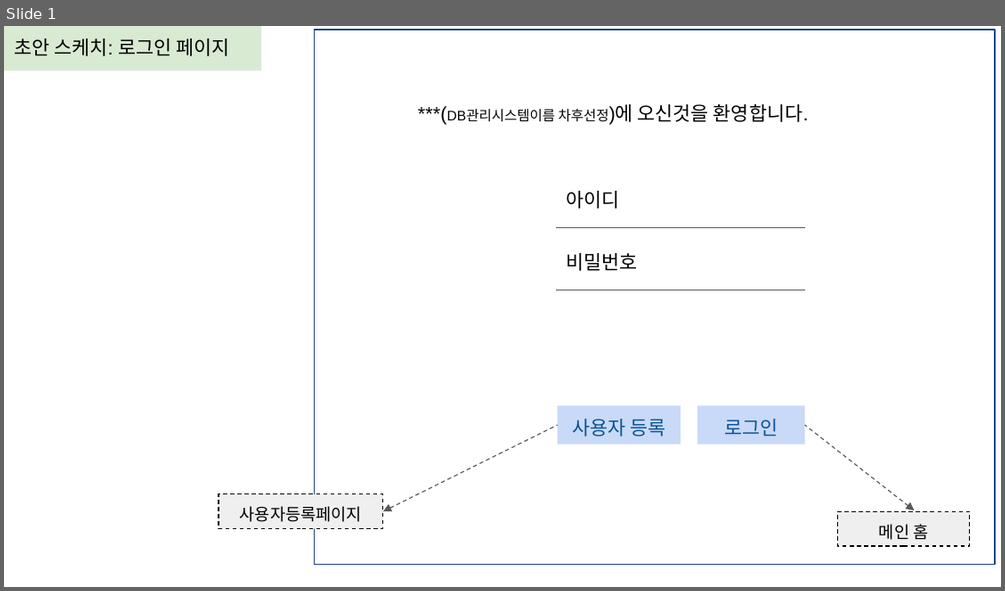
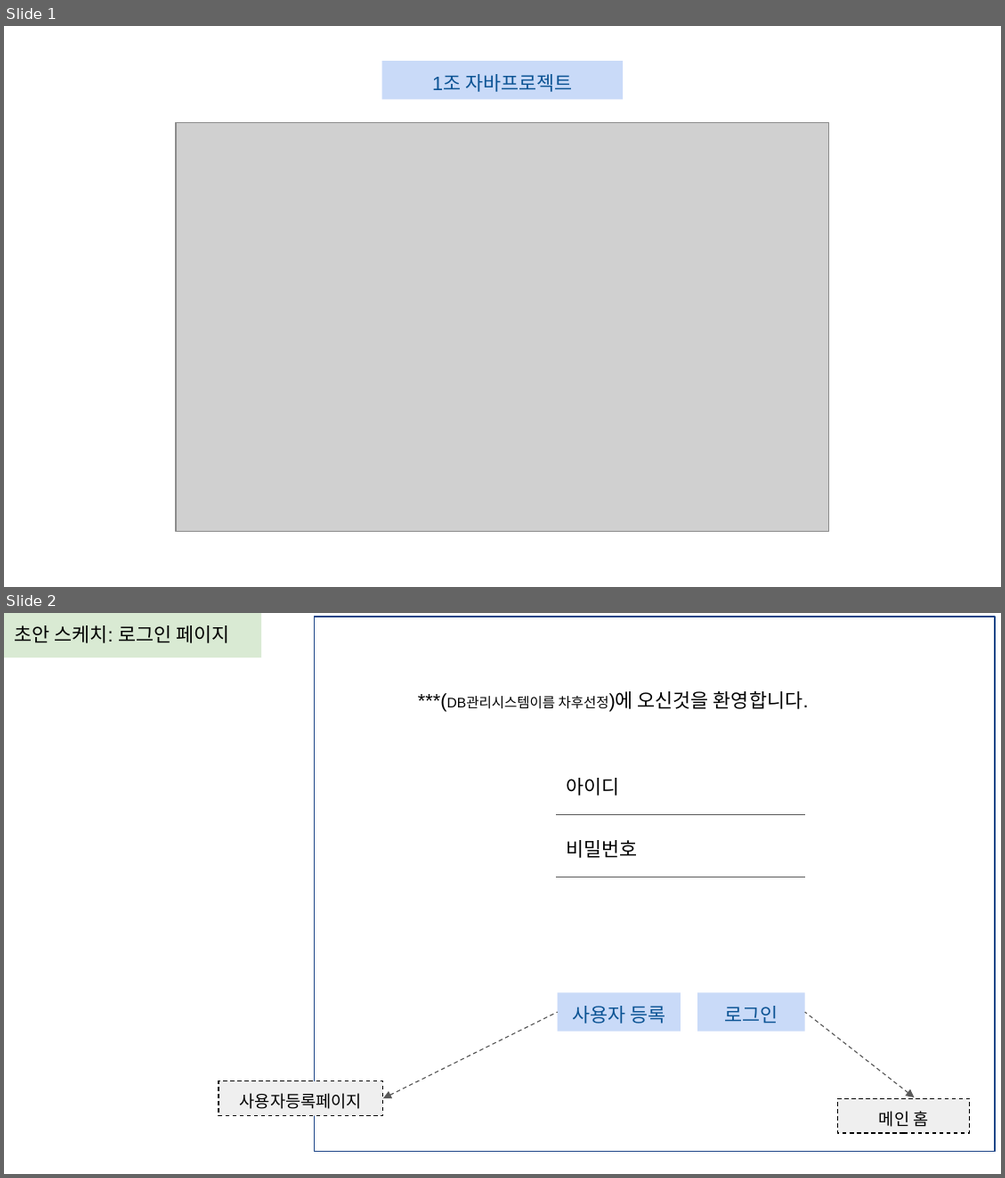
Before and after one commit to satelite54/1_Pharmacy_Management_APP, a slide deck: 1조화면설계.pptx. Shown one above the other, each under a label of ours: slide 1 before the commit, slides 1 and 2 after it. The pictures are 1005x591 and 1005x1178 pixels, drawn with LibreOffice and Linux fonts; fonts in the diff are those of the drawing; grey boxes stand for pictures. Boxes give left, top, right and bottom in pixels: in the first picture for what was removed or moved away, otherwise in the second. Text is boxed around its words. In the diff, an @@ line names an element or a change of style, - is before the commit and + after.

Commit message:
화면설계첫번째슬라이드추가

```diff
--- a/1조화면설계.pptx
+++ b/1조화면설계.pptx
@@ slide 1 added at (4,26,1001,587), background #FFFFFF @@
@@ rectangle added at (381,61,623,100), fill #C9DAF8, 14 pt, text #0B5394 @@
+1조 자바프로젝트
@@ picture added at (176,123,828,531) @@
@@ what was slide 1 is now slide 2 @@
```
